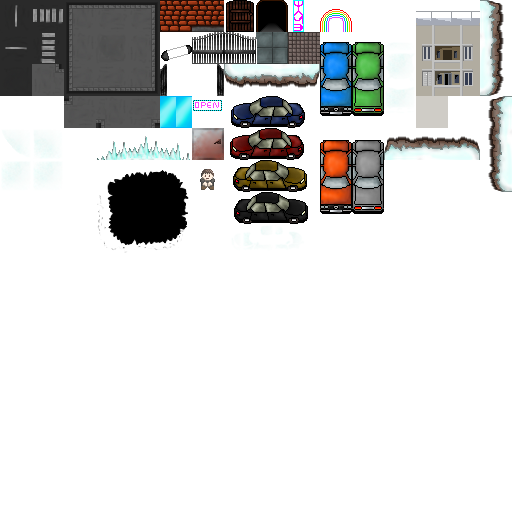
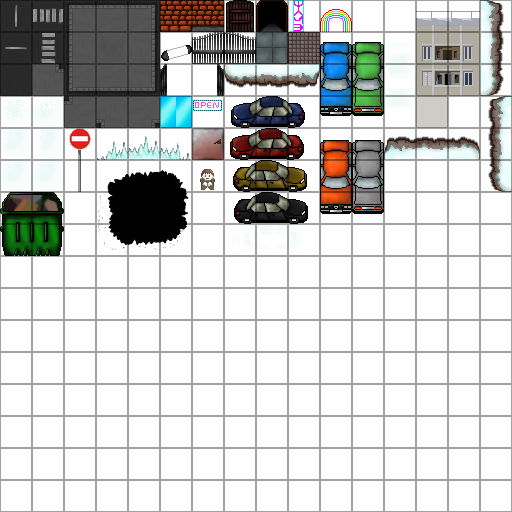
Comparing the layer stacks of the two 512 × 512 images. Changes:
showed group "Groupe 1" (1 layers) over [left=0, top=0, right=512, bottom=512]
added group "Groupe 2" with 1 layers above "Calque 6" over [left=0, top=96, right=64, bottom=192]
added layer "Calque 8" in group "Groupe 2" over [left=0, top=96, right=64, bottom=192]
painted on "Calque 6" over [left=0, top=0, right=512, bottom=286]
removed layer "Calque 10 copie 2" over [left=0, top=0, right=512, bottom=286]
